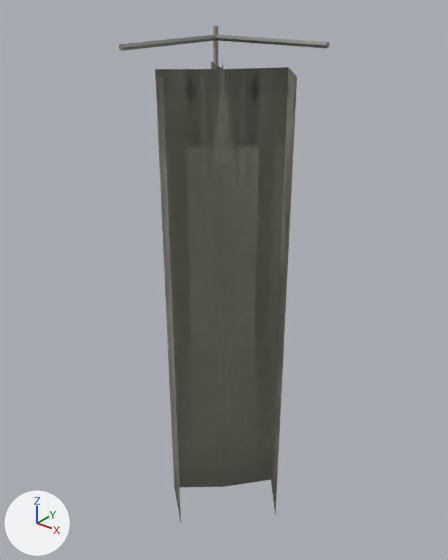
Renders of the glTF model assets/environment/pool/props/models/pool_curtain_corner.glb from each side of a commit.
The view is the same before and after, from a 50 mm camera at (1.65, -2.08, 2.79) aimed at (-0.06, 0.06, 1.47). The lights are fixed; the arrows at lower left show +X, +Y and +Z. The first picture is the older version. Vertices at exactly the same position are counted once.

The scene before the commit, as lines of its bpy script (objects in view):
```python
me_core_pool_curtain_corner = bpy.data.meshes.new('core_pool_curtain_corner')
me_core_pool_curtain_corner.from_pydata(...)  # 56 vertices, 90 faces; spans x -0.3..0.3, y -0.3..0.3, z 0.0..2.6
me_core_pool_curtain_corner.materials.append(mat_core_pool_curtain_corner_mat)
ob_core_pool_curtain_corner = bpy.data.objects.new('core_pool_curtain_corner', me_core_pool_curtain_corner)
ob_core_pool_curtain_corner.location = (0.0, 0.0, 0.0)
```
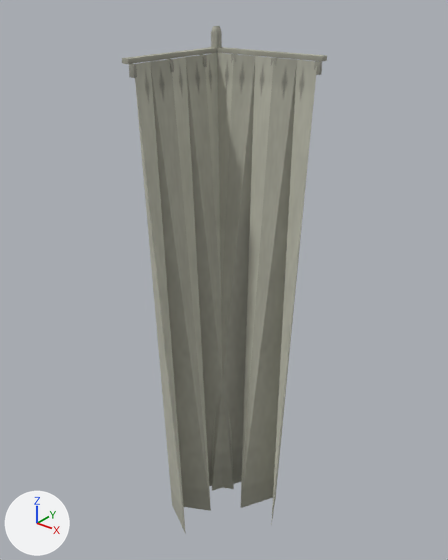
Edits to the scene script, one JSON object a line:
```json
{"block": "me_core_pool_curtain_corner", "where": "# used by ob_core_pool_curtain_corner; location = (0.0, 0.0, 0.0)"}
{"op": "remove", "block": "me_core_pool_curtain_corner", "code": "me_core_pool_curtain_corner.from_pydata(...)  # 56 vertices, 90 faces; spans x -0.3..0.3, y -0.3..0.3, z 0.0..2.6"}
{"op": "add", "block": "me_core_pool_curtain_corner", "code": "me_core_pool_curtain_corner.from_pydata(...)  # 120 vertices, 178 faces; spans x -0.3..0.3, y -0.3..0.3, z 0.0..2.6"}
{"block": "me_core_pool_curtain_corner", "change": "me_core_pool_curtain_corner part 1: the loose piece of 8 vertices spanning x -0.25..0.3, y 0.07..0.29, z 0.12..2.45 is rebuilt with 22 vertices and now spans x -0.25..0.29, y -0.29..0.25, z 0.06..2.49"}
{"block": "me_core_pool_curtain_corner", "change": "me_core_pool_curtain_corner part 2"}
{"block": "me_core_pool_curtain_corner", "change": "47 vertices are removed from x -0.3..0.3, y -0.3..0.3, z 0.0..2.6"}
{"block": "me_core_pool_curtain_corner", "change": "78 faces are deleted"}
{"block": "me_core_pool_curtain_corner", "change": "97 vertices are added at x -0.3..0.3, y -0.3..0.3, z 0.0..2.6"}
{"block": "me_core_pool_curtain_corner", "change": "138 new faces join them"}
```

Changed parts and their boxes [x1, y1, x2, y2] in the pictures (448 x 560 px):
```json
{"object": "core_pool_curtain_corner", "change": "reshaped", "before": [119, 26, 329, 522], "after": [122, 26, 327, 534]}
{"part": 1, "of": "me_core_pool_curtain_corner", "change": "rebuilt", "before": [222, 63, 297, 516], "after": [135, 53, 317, 534], "on screen": "141% wider, 6% taller"}
{"part": 2, "of": "me_core_pool_curtain_corner", "change": "reshaped", "before": [119, 26, 329, 522], "after": [122, 26, 327, 78]}
```
